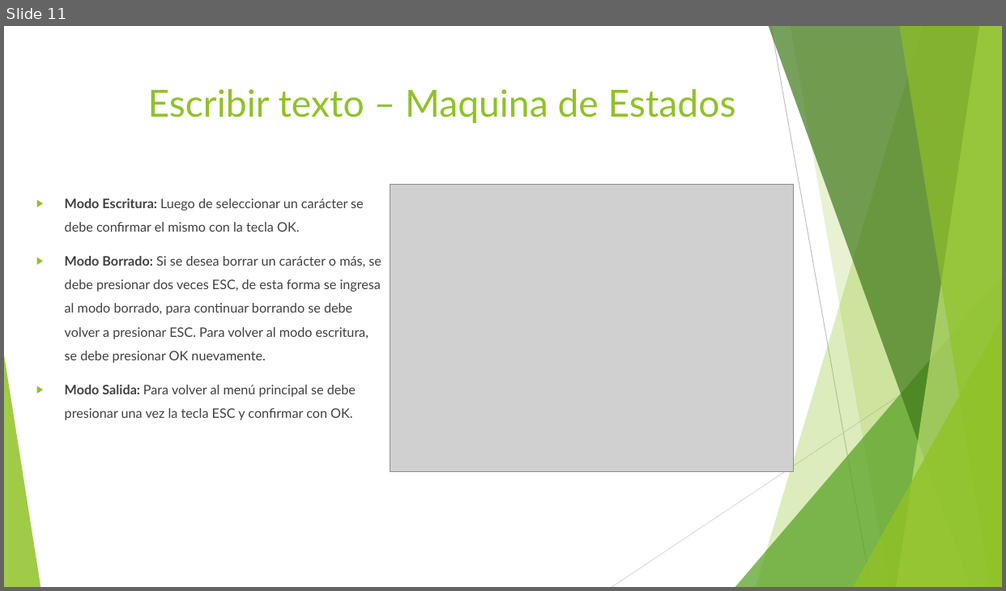
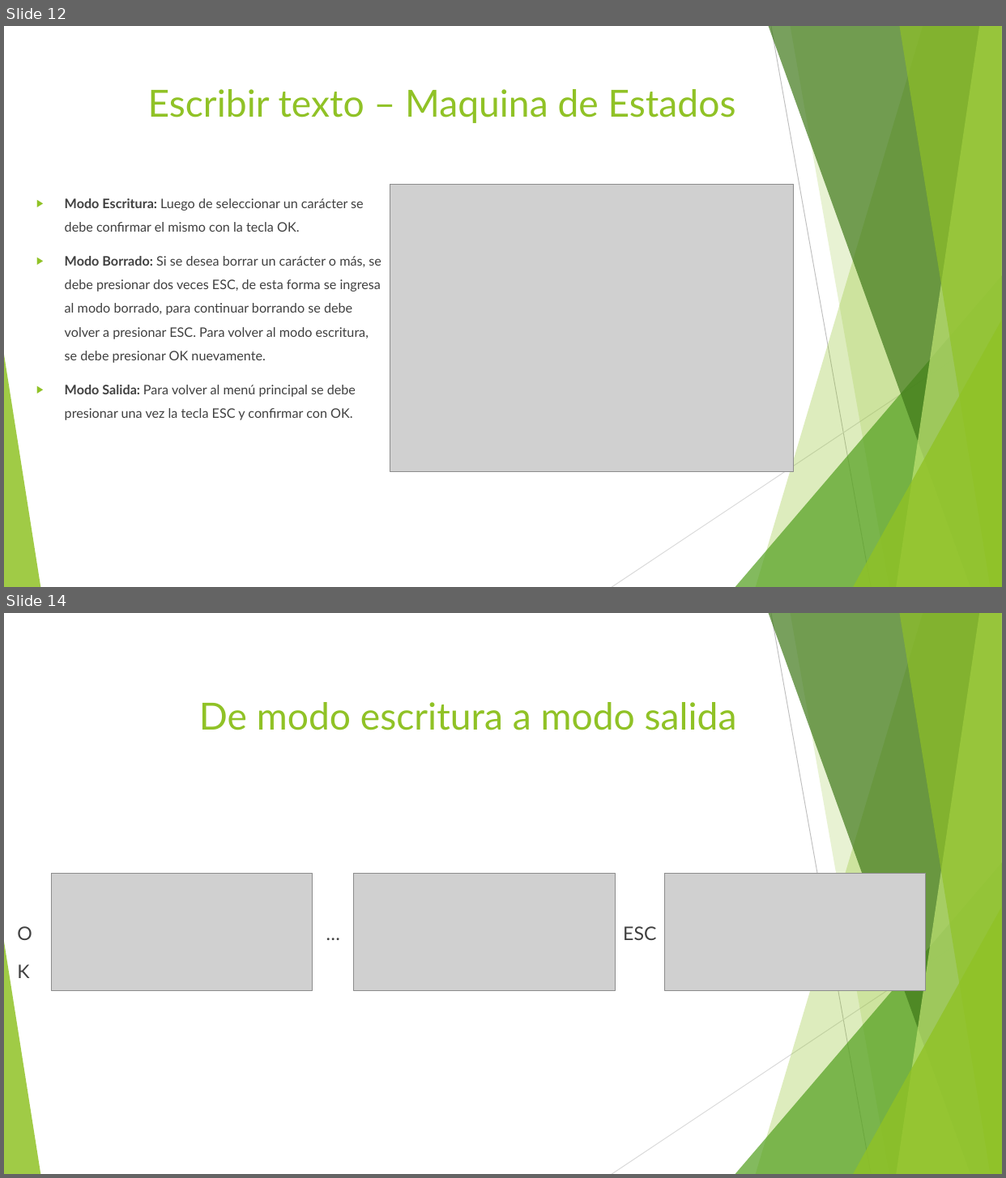
Before and after one commit to silvagustin/taller_de_proyecto_1, a slide deck: docs/Presentación.pptx. Shown one above the other, each under a label of ours: slide 11 before the commit, slides 12 and 14 after it; the slides between them are not shown. The pictures are 1006x591 and 1006x1178 pixels, drawn with LibreOffice and Linux fonts; fonts in the diff are those of the drawing; grey boxes stand for pictures. Boxes give left, top, right and bottom in pixels: in the first picture for what was removed or moved away, otherwise in the second. Text is boxed around its words. In the diff, an @@ line names an element or a change of style, - is before the commit and + after.

```diff
--- a/docs/Presentación.pptx
+++ b/docs/Presentación.pptx
@@ slide 14 added at (4, 613, 1002, 1174), background #FFFFFF; not listed: 10 template elements that a slide beside it also shows @@
@@ title added at (199, 702, 737, 730), 36 pt, text #90C226 @@
+De modo escritura a modo salida
@@ picture added at (51, 874, 313, 991) @@
@@ picture added at (354, 874, 615, 991) @@
@@ picture added at (665, 874, 927, 991) @@
@@ text added at (10, 903, 51, 961), 18 pt, text #404040 @@
+OK
@@ text added at (313, 903, 354, 961), 18 pt, text #404040 @@
+…
@@ text added at (623, 926, 656, 940), 18 pt, text #404040 @@
+ESC
@@ what was slide 11 is now slide 12 @@
```
Also in this commit, not shown: 4 slides changed, 2 other slides added, 38 other files.
